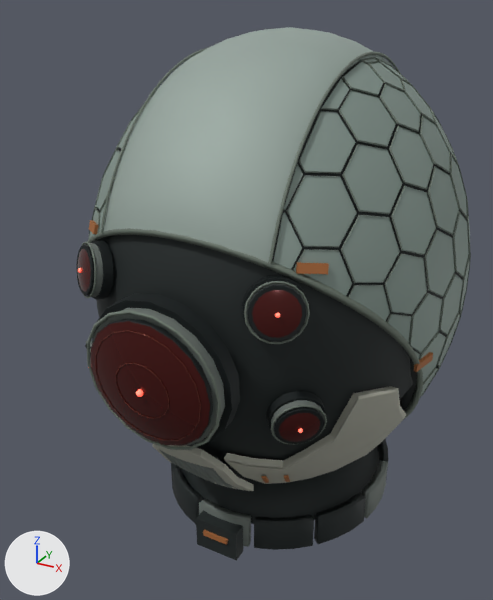
One commit to the glTF model assets/helmet-lab/rk-mg02/rk_mg02_d0_lod1.glb: the scene before it, then after it.
Rendered twice from a 50 mm camera at (0.219, -0.454, 0.396) aimed at (-0.016, -0.027, 0.183). Every picture has the same lights, and +X, +Y and +Z are marked at lower left. The older version comes first. Where no turn or scale is listed for an object, it has been applied to the vertices. Vertices at exactly the same position are counted once.

The first picture shows 'OPTICAL_GLASS', 'SURFACE_COLLAR', 'SURFACE_CROWN_BAND', 'SURFACE_FACEPLATE', 'SURFACE_JAW', 'SURFACE_OPTICS', 'SURFACE_RESPIRATOR', 'SURFACE_SHELL' and 1 more.
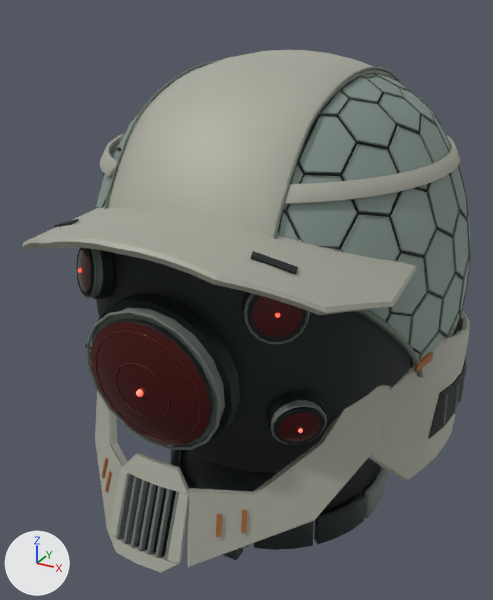
Where the change shows, as pixel boxes [x1, y1, x2, y2] in the pictures (493 x 600 px; the box of a moved part takes in the faces that stretch with it):
'SURFACE_SHELL', reshaped
    before: [87, 57, 471, 421]
    after: [22, 72, 471, 378]
'SURFACE_CROWN_BAND', reshaped, recoloured
    before: [100, 27, 401, 265]
    after: [104, 50, 402, 239]
'SURFACE_JAW', reshaped
    before: [224, 386, 406, 484]
    after: [95, 311, 470, 567]
'SURFACE_RESPIRATOR', reshaped
    before: [152, 444, 254, 491]
    after: [108, 453, 189, 573]
part 1 of me_mesh_0, added
    after: [22, 208, 416, 315]
part 2 of me_mesh_0, added
    after: [99, 133, 124, 178]
part 3 of me_mesh_0, added
    after: [285, 135, 460, 204]
part 4 of me_mesh_0, moved or reshaped (mostly hidden)
    before: [131, 57, 469, 357]
    after: [131, 72, 469, 338]
part 5 of me_mesh_0, added
    after: [54, 219, 78, 227]
part 6 of me_mesh_0, added
    after: [251, 251, 298, 274]
part 7 of me_mesh_1, moved or reshaped
    before: [108, 27, 401, 220]
    after: [108, 50, 402, 221]
part 8 of me_mesh_1, recoloured
    before: [100, 27, 401, 265]
    after: [104, 50, 402, 239]
part 9 of me_mesh_6, moved or reshaped (not visible before)
    after: [105, 471, 112, 492]
part 10 of me_mesh_6, moved or reshaped (not visible before)
    after: [102, 458, 108, 478]
part 11 of me_mesh_6, moved or reshaped
    before: [261, 476, 269, 483]
    after: [216, 514, 222, 537]
part 12 of me_mesh_6, moved or reshaped
    before: [284, 475, 290, 482]
    after: [241, 510, 247, 533]
part 13 of me_mesh_6, rebuilt (11% wider, 85% taller)
    before: [224, 386, 406, 484]
    after: [187, 385, 390, 567]
part 14 of me_mesh_6, rebuilt (not visible before)
    after: [95, 391, 128, 531]
part 15 of me_mesh_6, added
    after: [369, 311, 470, 481]

Diff of the bpy script that builds the scene:
```diff
--- a/assets/helmet-lab/rk-mg02/rk_mg02_d0_lod1.glb.py
+++ b/assets/helmet-lab/rk-mg02/rk_mg02_d0_lod1.glb.py
@@ me_mesh_0 @@
-me_mesh_0.from_pydata(...)  # 3643 vertices, 4520 faces; spans x -0.139..0.139, y -0.148..0.165, z 0.064..0.375
+me_mesh_0.from_pydata(...)  # 4163 vertices, 5540 faces; spans x -0.139..0.139, y -0.195..0.139, z 0.064..0.36
+# me_mesh_0 part 1: a new loose piece of 368 vertices spanning x -0.125..0.125, y -0.195..-0.066, z 0.241..0.285, in mat_rk_mg02_ceramic_alloy
+# me_mesh_0 part 2: a new loose piece of 68 vertices spanning x -0.126..-0.058, y -0.124..0.133, z 0.292..0.304, in mat_rk_mg02_ceramic_alloy
+# me_mesh_0 part 3: a new loose piece of 68 vertices spanning x 0.057..0.123, y -0.121..0.13, z 0.291..0.303, in mat_rk_mg02_ceramic_alloy
+# me_mesh_0 part 4: 766 vertices moved from x -0.107..0.107, y -0.103..0.165, z 0.102..0.375 to x -0.107..0.107, y -0.103..0.139, z 0.102..0.36; 64 vertices removed from x -0.137..0.137, y -0.073..0.129, z 0.068..0.328; 64 vertices added at x -0.136..0.136, y -0.073..0.127, z 0.068..0.328
+# me_mesh_0 part 5: 8 vertices added at x -0.083..-0.059, y -0.162..-0.148, z 0.267..0.276
+# me_mesh_0 part 6: 8 vertices added at x 0.059..0.083, y -0.162..-0.148, z 0.267..0.276
 me_mesh_0.materials.append(mat_rk_mg02_ceramic_alloy)
@@ me_mesh_1 @@
-me_mesh_1.from_pydata(...)  # 836 vertices, 1648 faces; spans x -0.061..0.061, y -0.148..0.169, z 0.062..0.379
+me_mesh_1.from_pydata(...)  # 836 vertices, 1648 faces; spans x -0.061..0.061, y -0.148..0.143, z 0.062..0.364
+# me_mesh_1 part 7: 609 of 836 vertices moved; they spanned x -0.061..0.061, y -0.121..0.169, z 0.075..0.379 and now span x -0.061..0.061, y -0.122..0.143, z 0.074..0.364; mean shift (0.0, -0.006, -0.004); largest move (0.0, 0.165, 0.198) -> (0.0, 0.139, 0.198)
+# me_mesh_1 part 8: 1549 faces centred in x -0.06..0.06, y -0.146..0.168, z 0.064..0.379 are repainted in the vertex colours; the middle colour goes from grey #9caaa3 to grey #b0b1a4
+# other edits to the shape of me_mesh_1 do not show in these pictures
 me_mesh_1.materials.append(mat_rk_mg02_ceramic_alloy)
@@ me_mesh_6 @@
-me_mesh_6.from_pydata(...)  # 214 vertices, 404 faces; spans x -0.121..0.121, y -0.135..-0.038, z 0.069..0.172
+me_mesh_6.from_pydata(...)  # 762 vertices, 1452 faces; spans x -0.149..0.149, y -0.188..0.079, z 0.072..0.185
+# me_mesh_6 part 9: the loose piece of 8 vertices spanning x -0.048..-0.043, y -0.117..-0.106, z 0.087..0.099 is multiplied about its middle by the matrix ((0.92, 0.094, 0.38), (-0.366, 0.547, 0.753), (-0.137, -0.832, 0.537)), then moved by (0.002, -0.059, 0.005)
+# me_mesh_6 part 10: the loose piece of 8 vertices spanning x -0.061..-0.055, y -0.109..-0.098, z 0.087..0.099 is multiplied about its middle by the matrix ((0.939, -0.015, 0.344), (-0.275, 0.572, 0.773), (-0.208, -0.82, 0.533)), then moved by (0.003, -0.056, 0.005)
+# me_mesh_6 part 11: the loose piece of 8 vertices spanning x 0.043..0.048, y -0.117..-0.106, z 0.087..0.099 is multiplied about its middle by the matrix ((0.92, -0.094, -0.38), (0.366, 0.547, 0.753), (0.137, -0.832, 0.537)), then moved by (-0.002, -0.059, 0.005)
+# me_mesh_6 part 12: the loose piece of 8 vertices spanning x 0.055..0.061, y -0.109..-0.098, z 0.087..0.099 is multiplied about its middle by the matrix ((0.939, 0.015, -0.344), (0.275, 0.572, 0.773), (0.208, -0.82, 0.533)), then moved by (-0.003, -0.056, 0.005)
+# me_mesh_6 part 13: the loose piece of 95 vertices spanning x 0.026..0.121, y -0.135..-0.038, z 0.069..0.172 is rebuilt with 95 vertices and now spans x 0.023..0.116, y -0.188..-0.072, z 0.072..0.173
+# me_mesh_6 part 14: the loose piece of 87 vertices spanning x -0.121..-0.026, y -0.135..-0.038, z 0.069..0.172 is rebuilt with 87 vertices and now spans x -0.116..-0.023, y -0.188..-0.072, z 0.072..0.173
+# me_mesh_6 part 15: 264 vertices added at x 0.109..0.149, y -0.089..0.079, z 0.091..0.185
+# other edits to the shape of me_mesh_6 do not show in these pictures
 me_mesh_6.materials.append(mat_rk_mg02_ceramic_alloy)
@@ me_mesh_7 @@
-me_mesh_7.from_pydata(...)  # 266 vertices, 492 faces; spans x -0.0308..0.0308, y -0.1507..-0.0911, z 0.0605..0.1287
+me_mesh_7.from_pydata(...)  # 266 vertices, 492 faces; spans x -0.0279..0.0279, y -0.1989..-0.1688, z 0.0683..0.1317
+# me_mesh_7 part 16: 266 of 266 vertices moved; they spanned x -0.0308..0.0308, y -0.1507..-0.0911, z 0.0605..0.1287 and now span x -0.0279..0.0279, y -0.1989..-0.1688, z 0.0683..0.1317; mean shift (0.0, -0.0617, 0.005)
 me_mesh_7.materials.append(mat_rk_mg02_ceramic_alloy)
```
